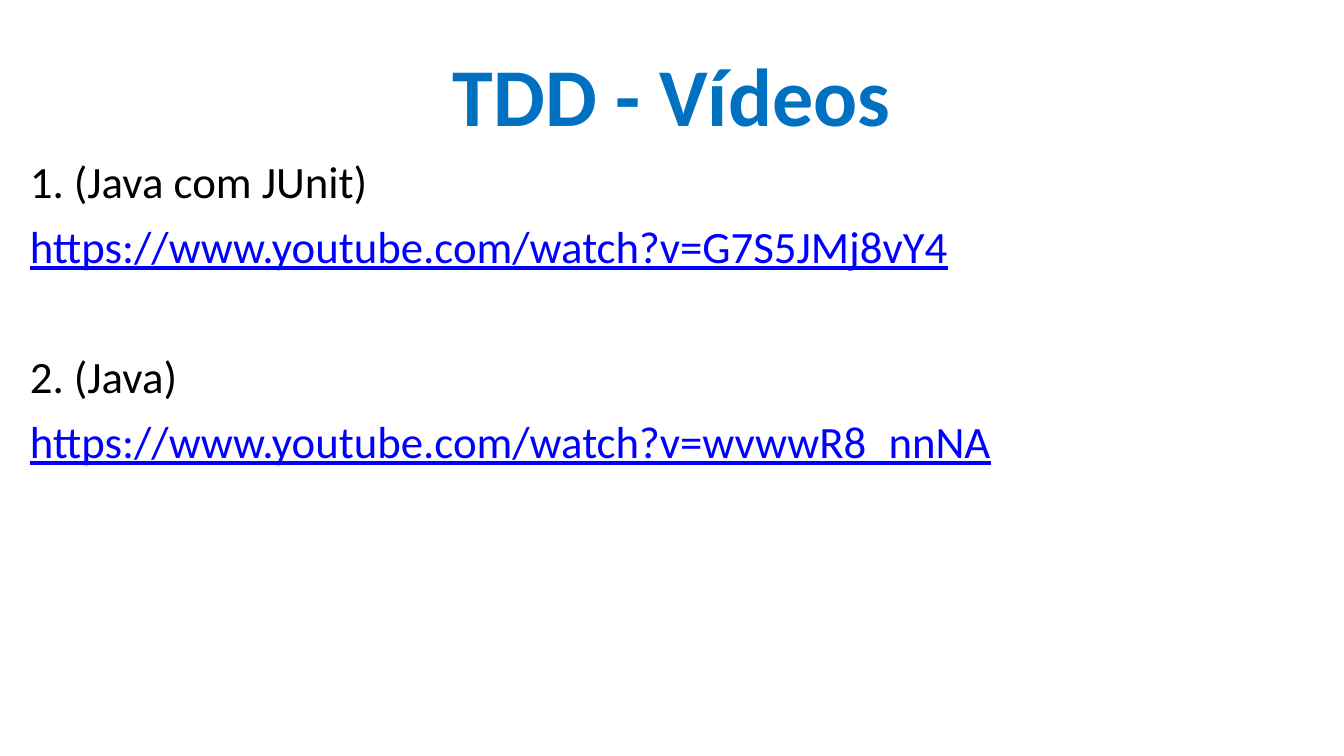
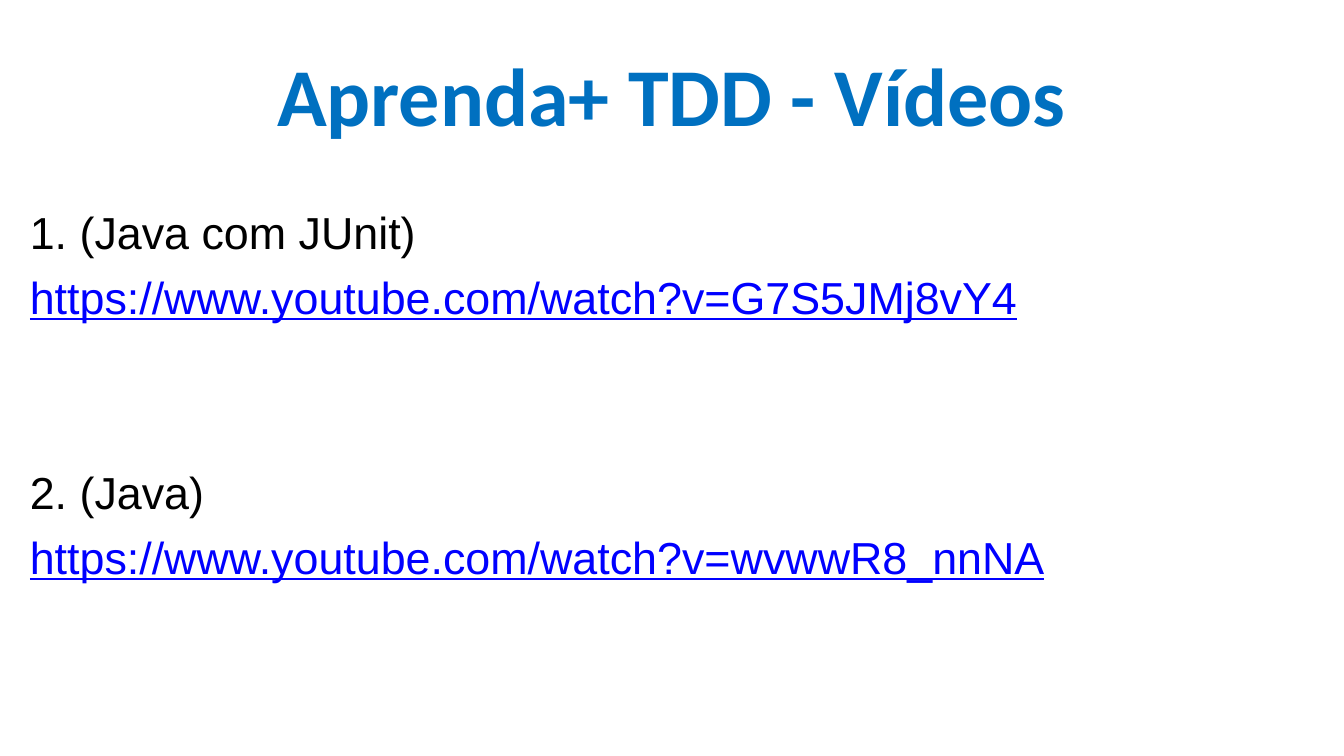
Before and after one commit to CloudEducationBrazil/WydenEngenhariaDeSoftware, a slide deck: slide 35 of 01 Classes/Aulas 07 e 08 Conceitos de Validação Software e TDD.pptx (slide 34 before the commit). Drawn at 1344x756 pixels with LibreOffice and Linux fonts; fonts in the diff are those of the drawing; background and template pictures are left out. Boxes give left, top, right and bottom in pixels: in the first picture for what was removed or moved away, otherwise in the second. Text is boxed around its words. In the diff, an @@ line names an element or a change of style, - is before the commit and + after.

```diff
--- a/01 Classes/Aulas 07 e 08 Conceitos de Validação Software e TDD.pptx
+++ b/01 Classes/Aulas 07 e 08 Conceitos de Validação Software e TDD.pptx
@@ title at [277,68,1066,139]: text changed @@
-TDD - Vídeos
+Aprenda+ TDD - Vídeos
@@ text "1. (Java com JUnit)": place and size @@
-text "1. (Java com JUnit)" at [30,165,991,466]
+text "1. (Java com JUnit)" at [30,216,1044,582]
@@ text "1. (Java com JUnit)" at [30,216,1044,582]: font Calibri to Arial @@
```
Also in this commit, not shown: 3 other slides changed, 1 slide added, 1 other file.
